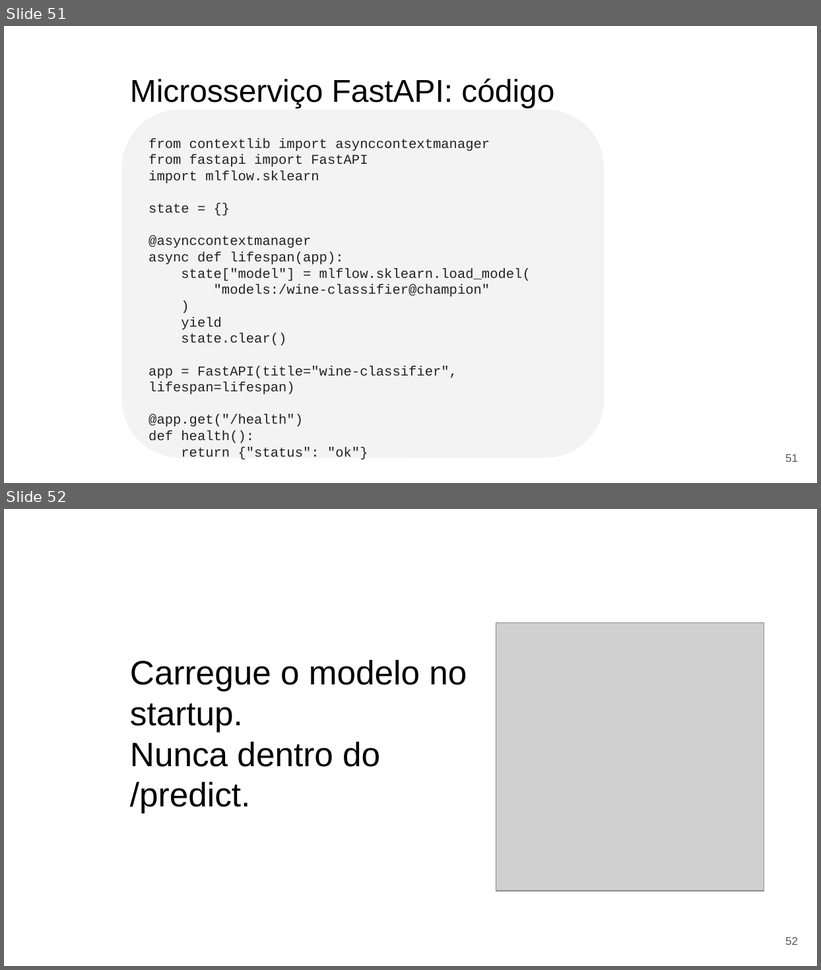
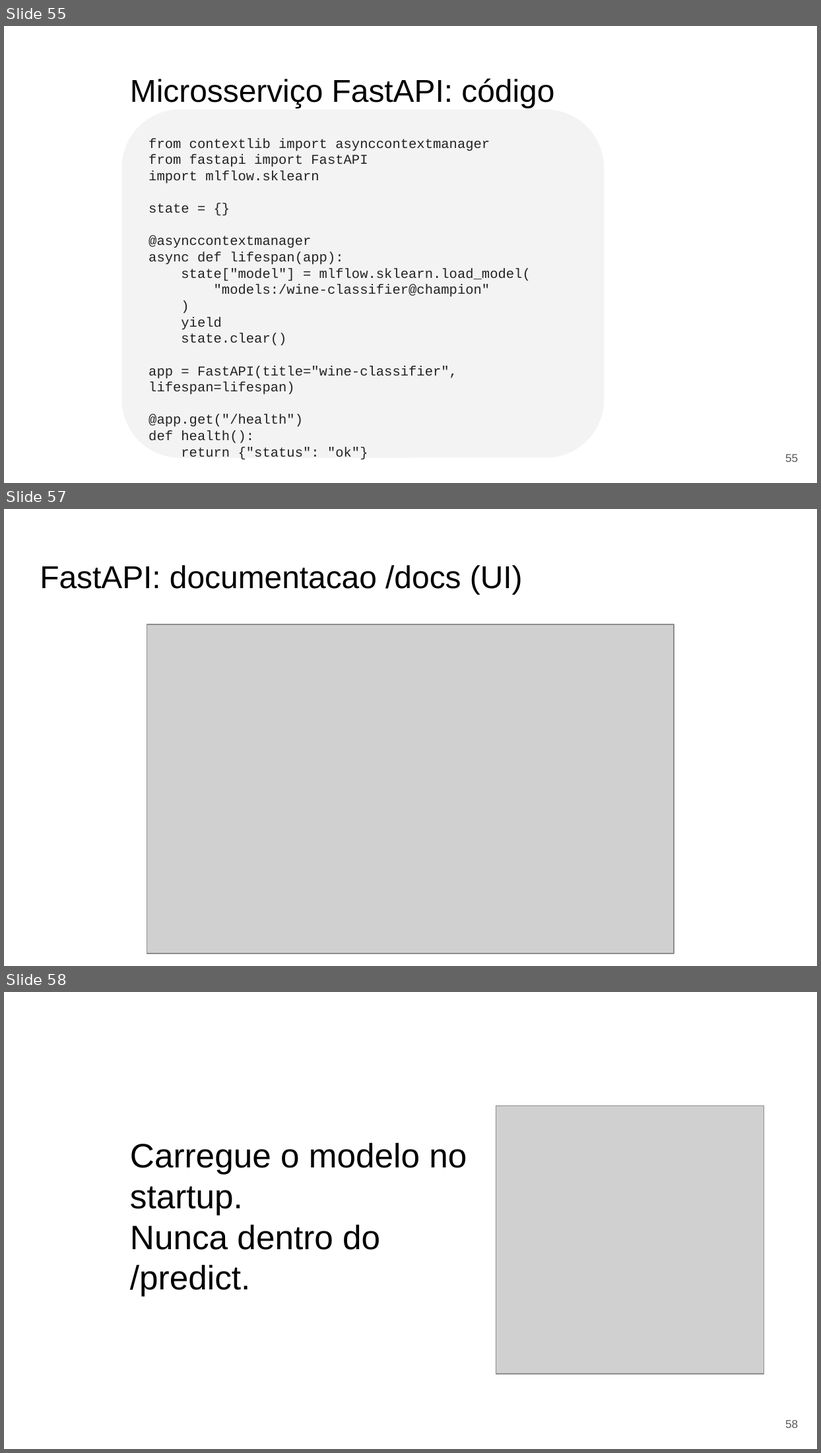
Before and after one commit to gilvanveras/gilvanvmj-mlops-icev, a slide deck: Slides_Sabado.pptx. Shown one above the other, each under a label of ours: slides 51 and 52 before the commit, slides 55, 57 and 58 after it; the slides between them are not shown. The pictures are 821x970 and 821x1453 pixels, drawn with LibreOffice and Linux fonts; fonts in the diff are those of the drawing; grey boxes stand for pictures; background and template pictures are left out. Boxes give left, top, right and bottom in pixels: in the first picture for what was removed or moved away, otherwise in the second. Text is boxed around its words. In the diff, an @@ line names an element or a change of style, - is before the commit and + after.

Commit message:
docs(slides): onda 2 + screenshots de UI
Sabado: 3 slides novos (estrutura src/, promover @champion, /predict+WineInput) e 3 screenshots de UI (compare, registry @champion, swagger).
Domingo: 3 screenshots de UI (CI Actions verde, docker compose, drift Evidently).

```diff
--- a/Slides_Sabado.pptx
+++ b/Slides_Sabado.pptx
@@ slide 57 added at [4, 509, 817, 966], background picture (left out) @@
@@ title added at [40, 565, 523, 594], 28 pt, text #000000 @@
+FastAPI: documentacao /docs (UI)
@@ picture added at [147, 625, 674, 954] @@
@@ what was slide 51 is now slide 55 @@
@@ page number at [785, 454, 798, 462]: text changed @@
-51
+55
@@ what was slide 52 is now slide 58 @@
@@ page number at [785, 1420, 798, 1428]: text changed @@
-52
+58
```
Also in this commit, not shown: 5 other slides added, 1 other file.
